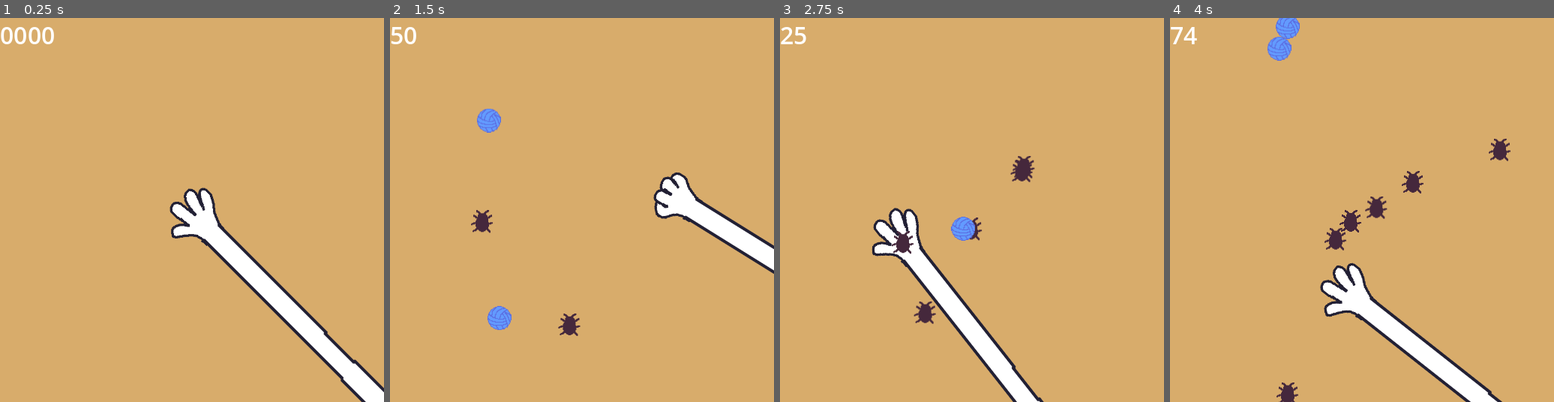
Above: before the commit, frames 1-4 (left to right).
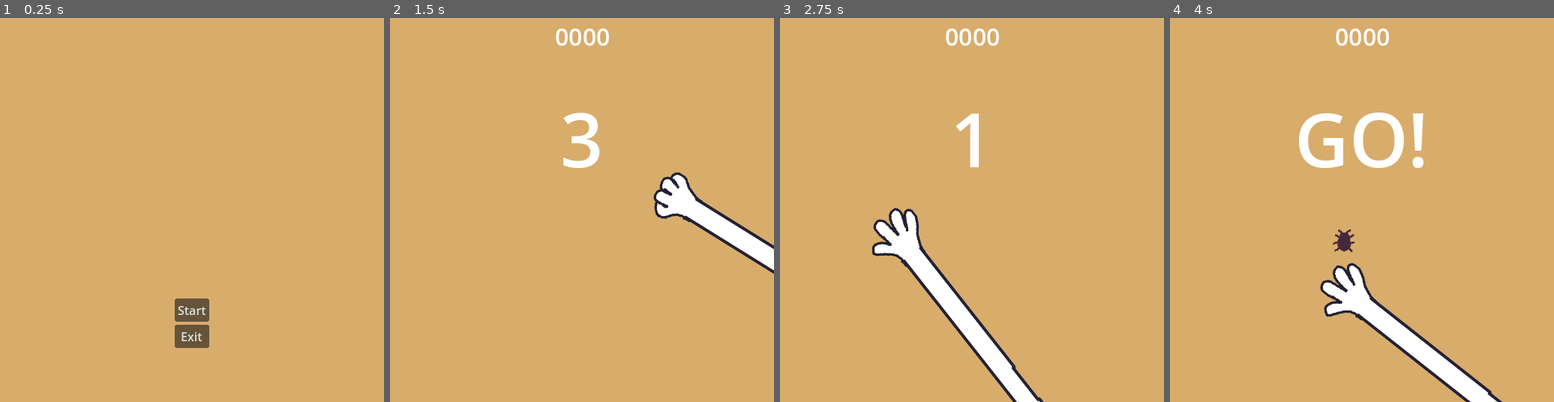
Above: after the commit, the same moments.

Repository: aerze/microgame
Game: Godot game, scene res://menu.tscn
Same seed, same stepped clock (60 frames per second), same inputs: the game is played once before the commit and once after it. Before the commit the project starts from res://main.tscn.
Inputs (mouse positions are in pixels of both pictures, inside the frame that each line leads up to):
- Up to frame 1 (0.25 s): no input
- Up to frame 2 (1.5 s): click (582, 309) at 0.5 s, where only the run after the commit has a clickable "Start"; move the mouse to (666, 190) at 1.27 s; click (666, 190) at 1.42 s
- Up to frame 3 (2.75 s): move the mouse to (895, 229) at 2.02 s; click (895, 229) at 2.17 s
- Up to frame 4 (4 s): move the mouse to (1400, 125) at 2.77 s; click (1400, 125) at 2.92 s; move the mouse to (1342, 286) at 3.52 s; click (1342, 286) at 3.67 s

The runs differ from the first frame. In frame 1, 6.6% of the frame differs, in the area x 0-100%, y 2-100%; in frame 2, 2.1%; in frame 3, 2.0%; in frame 4, 4.3%.

Commit message:
add timers and menus

Diff:
--- a/CatchableController.gd
+++ b/CatchableController.gd
@@ -8,8 +8,12 @@
 
 const MAP_SIZE = 512;
 const SPEED = 1.5;
-const MISSED_CLICK = -25;
 
+@export_category("Points")
+@export var MISSED_CLICK = -25;
+@export var LOST_CATCHABLE = -100;
+
+@onready var main: Node2D = $".."
 @onready var hand_area: Area2D = $"../HandSprite2D/Area2D";
 @onready var label: Label = $"../Control/Points";
 @onready var container: Node2D = $Container;
@@ -22,7 +26,7 @@
 # Called when the node enters the scene tree for the first time.
 func _ready() -> void:
 	spawn_timer.timeout.connect(handle_spawn);
-	spawn_timer.start();
+	#spawn_timer.start();
 	return;
 
 func handle_spawn():
@@ -33,11 +37,11 @@
 
 # incentivize clicking late, add a bonus like points += catchable.position.distance_to(center) *.5 - fubar
 func _input(event: InputEvent) -> void:
-	if (event is InputEventMouseButton):
+	if (main.phase == Main.PHASE.PLAY && event is InputEventMouseButton):
 		if (event.button_index == 1 && event.pressed):
 			var areas: Array[Area2D] = hand_area.get_overlapping_areas() as Array[Area2D];
 			if (areas.size() == 0):
-				points -= MISSED_CLICK;
+				points += MISSED_CLICK;
 			else:
 				for area in areas:
 					var catchable: Catchable = area.get_parent();
@@ -54,7 +58,7 @@
 			catchable.position.x > MAP_SIZE ||
 			catchable.position.y < 0 ||
 			catchable.position.y > MAP_SIZE):
-			points -= 25;
+			points += LOST_CATCHABLE;
 			label.text = str(points);
 			delete_catchable(catchable);
 			return;
@@ -73,3 +77,8 @@
 	catchableSprites.remove_at(catchableSprites.find(catchable));
 	catchable.queue_free();
 	return;
+
+func delete_all() -> void:
+	for catchable in catchableSprites:
+		delete_catchable(catchable);
+	return;
--- /dev/null
+++ b/global.gd
@@ -0,0 +1,15 @@
+extends Node
+
+
+# Called when the node enters the scene tree for the first time.
+func _ready() -> void:
+	pass # Replace with function body.
+
+func _input(event: InputEvent) -> void:
+	if (event.is_action_pressed("ui_cancel")):
+		get_tree().quit();
+	return;
+
+# Called every frame. 'delta' is the elapsed time since the previous frame.
+func _process(delta: float) -> void:
+	pass
--- a/main.gd
+++ b/main.gd
@@ -1,3 +1,4 @@
+class_name Main
 extends Node2D
 
 const OPEN_HAND = preload("res://assets/hand1.png");
@@ -5,13 +6,64 @@
 const LOWER_LEFT = Vector2(512, 0);
 
 @onready var hand_sprite_2d: Sprite2D = $HandSprite2D
+@onready var catchable_controller: Node2D = $CatchableController
+@onready var spawn_timer: Timer = $CatchableController/SpawnTimer
+@onready var start_timer: Timer = $StartTimer
+@onready var countdown_timer: Timer = $CountdownTimer
+@onready var reset_button: Button = $Control/ResetButton
+
+@onready var countdown_label: Label = $Control/Countdown
+
+enum PHASE {START, STARTED, PLAY, END};
 
 var isGrabbing = false;
+var phase = PHASE.START;
 
 # Called when the node enters the scene tree for the first time.
 func _ready() -> void:
 	Input.set_mouse_mode(Input.MOUSE_MODE_CONFINED_HIDDEN);
+
+	start_timer.timeout.connect(handle_start_end, CONNECT_ONE_SHOT);
+	start_timer.start();
 	pass # Replace with function body.
+
+func handle_start_end():
+	phase = PHASE.STARTED;
+	countdown_label.text = "GO!";
+	spawn_timer.start();
+	countdown_timer.timeout.connect(handle_countdown_end, CONNECT_ONE_SHOT);
+	countdown_timer.start();
+
+	start_timer.wait_time = 1;
+	start_timer.timeout.connect(handle_start_end_2, CONNECT_ONE_SHOT);
+	start_timer.start();
+	return;
+
+func handle_start_end_2():
+	phase = PHASE.PLAY;
+	countdown_label.text = "";
+	return;
+
+func handle_countdown_end():
+	phase = PHASE.END;
+	spawn_timer.stop();
+	catchable_controller.delete_all();
+	countdown_label.text = "FINISHED!!";
+
+	# show reset button
+	reset_button.pressed.connect(handle_reset_button, CONNECT_ONE_SHOT);
+	reset_button.show();
+
+	return;
+
+func handle_reset_button():
+	phase = PHASE.START;
+	reset_button.hide();
+
+	start_timer.wait_time = 3;
+	start_timer.timeout.connect(handle_start_end, CONNECT_ONE_SHOT);
+	start_timer.start();
+	return;
 
 func _input(event: InputEvent) -> void:
 	if event is InputEventMouseButton:
@@ -29,7 +81,17 @@
 
 # Called every frame. 'delta' is the elapsed time since the previous frame.
 func _process(delta: float) -> void:
-	var mousePos: Vector2 = get_viewport().get_mouse_position()
+	match phase:
+		PHASE.START:
+			var time_left = ceil(start_timer.time_left);
+			countdown_label.text = str(time_left);
+		PHASE.PLAY:
+			var time_left = ceil(countdown_timer.time_left);
+			countdown_label.text = str(time_left);
+
+
+
+	var mousePos: Vector2 = get_viewport().get_mouse_position();
 	$HandSprite2D.position = mousePos;
 	$HandSprite2D.rotation = (LOWER_LEFT - mousePos).angle();
 	pass
--- a/main.tscn
+++ b/main.tscn
@@ -8,7 +8,7 @@
 [sub_resource type="CircleShape2D" id="CircleShape2D_eonxe"]
 radius = 37.3571
 
-[node name="Node2D" type="Node2D"]
+[node name="Main" type="Node2D"]
 script = ExtResource("1_03hwh")
 
 [node name="Control" type="Control" parent="."]
@@ -19,13 +19,35 @@
 
 [node name="Points" type="Label" parent="Control"]
 layout_mode = 0
-offset_right = 40.0
-offset_bottom = 23.0
+offset_left = 220.0
+offset_top = 2.0
+offset_right = 292.0
+offset_bottom = 47.0
 theme_override_font_sizes/font_size = 32
 text = "0000"
 
+[node name="Countdown" type="Label" parent="Control"]
+layout_mode = 0
+offset_left = 1.0
+offset_top = 92.0
+offset_right = 511.0
+offset_bottom = 257.0
+theme_override_font_sizes/font_size = 100
+text = "0"
+horizontal_alignment = 1
+
+[node name="ResetButton" type="Button" parent="Control"]
+visible = false
+layout_mode = 0
+offset_left = 425.0
+offset_top = 458.0
+offset_right = 479.0
+offset_bottom = 489.0
+text = "RESET
+"
+
 [node name="HandSprite2D" type="Sprite2D" parent="."]
-position = Vector2(354, 200)
+position = Vector2(-74, 0)
 scale = Vector2(0.75, 0.75)
 texture = ExtResource("1_cidvi")
 
@@ -53,3 +75,11 @@
 
 [node name="Container" type="Node2D" parent="CatchableController"]
 scale = Vector2(1.33333, 1.33333)
+
+[node name="StartTimer" type="Timer" parent="."]
+wait_time = 3.0
+one_shot = true
+
+[node name="CountdownTimer" type="Timer" parent="."]
+wait_time = 5.0
+one_shot = true
--- /dev/null
+++ b/menu.gd
@@ -0,0 +1,22 @@
+extends Node2D
+
+@onready var start_button: Button = $CanvasLayer/Control/CenterContainer/VBoxContainer/StartButton
+@onready var exit_button: Button = $CanvasLayer/Control/CenterContainer/VBoxContainer/ExitButton
+
+# Called when the node enters the scene tree for the first time.
+func _ready() -> void:
+	start_button.pressed.connect(handle_start_button)
+	exit_button.pressed.connect(handle_exit_button)
+	pass # Replace with function body.
+
+func handle_start_button():
+	get_tree().change_scene_to_file("res://main.tscn")
+	return;
+
+func handle_exit_button():
+	get_tree().quit();
+	return;
+
+# Called every frame. 'delta' is the elapsed time since the previous frame.
+func _process(delta: float) -> void:
+	pass
--- /dev/null
+++ b/menu.tscn
@@ -0,0 +1,36 @@
+[gd_scene load_steps=2 format=3 uid="uid://b35o3h422pupi"]
+
+[ext_resource type="Script" path="res://menu.gd" id="1_xr0vm"]
+
+[node name="Menu" type="Node2D"]
+script = ExtResource("1_xr0vm")
+
+[node name="CanvasLayer" type="CanvasLayer" parent="."]
+
+[node name="Control" type="Control" parent="CanvasLayer"]
+layout_mode = 3
+anchors_preset = 15
+anchor_right = 1.0
+anchor_bottom = 1.0
+grow_horizontal = 2
+grow_vertical = 2
+
+[node name="CenterContainer" type="CenterContainer" parent="CanvasLayer/Control"]
+layout_mode = 1
+anchors_preset = 15
+anchor_right = 1.0
+anchor_bottom = 1.0
+offset_top = 303.0
+grow_horizontal = 2
+grow_vertical = 2
+
+[node name="VBoxContainer" type="VBoxContainer" parent="CanvasLayer/Control/CenterContainer"]
+layout_mode = 2
+
+[node name="StartButton" type="Button" parent="CanvasLayer/Control/CenterContainer/VBoxContainer"]
+layout_mode = 2
+text = "Start"
+
+[node name="ExitButton" type="Button" parent="CanvasLayer/Control/CenterContainer/VBoxContainer"]
+layout_mode = 2
+text = "Exit"
--- a/project.godot
+++ b/project.godot
@@ -11,11 +11,15 @@
 [application]
 
 config/name="microgame"
-run/main_scene="res://main.tscn"
+run/main_scene="res://menu.tscn"
 config/features=PackedStringArray("4.2", "Forward Plus")
-boot_splash/bg_color=Color(0, 0, 0, 0)
+boot_splash/bg_color=Color(0.847059, 0.67451, 0.419608, 1)
 boot_splash/image="res://logo/MythrilLabs_jank.png"
 config/icon="res://icon.svg"
+
+[autoload]
+
+Global="*res://global.gd"
 
 [display]
 
